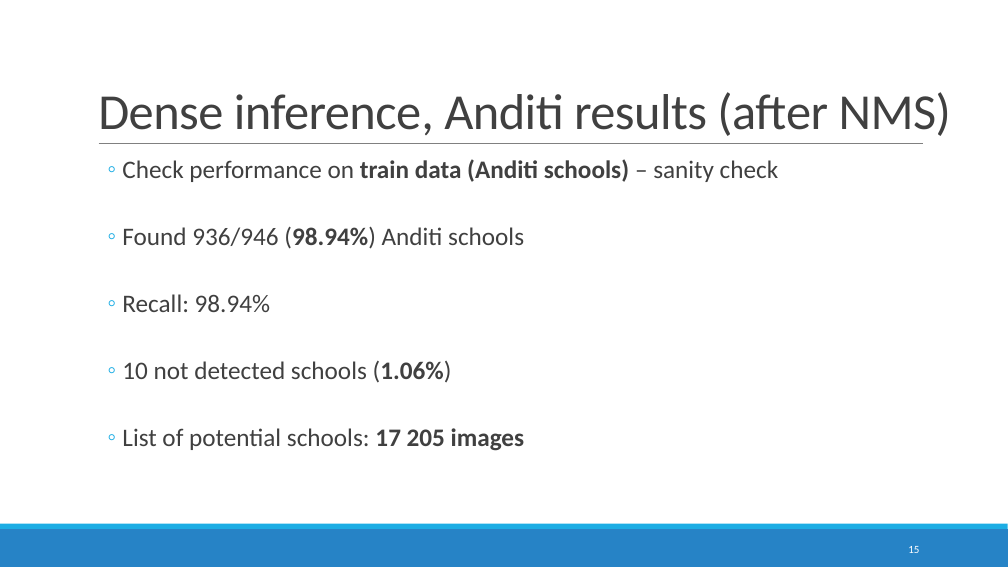
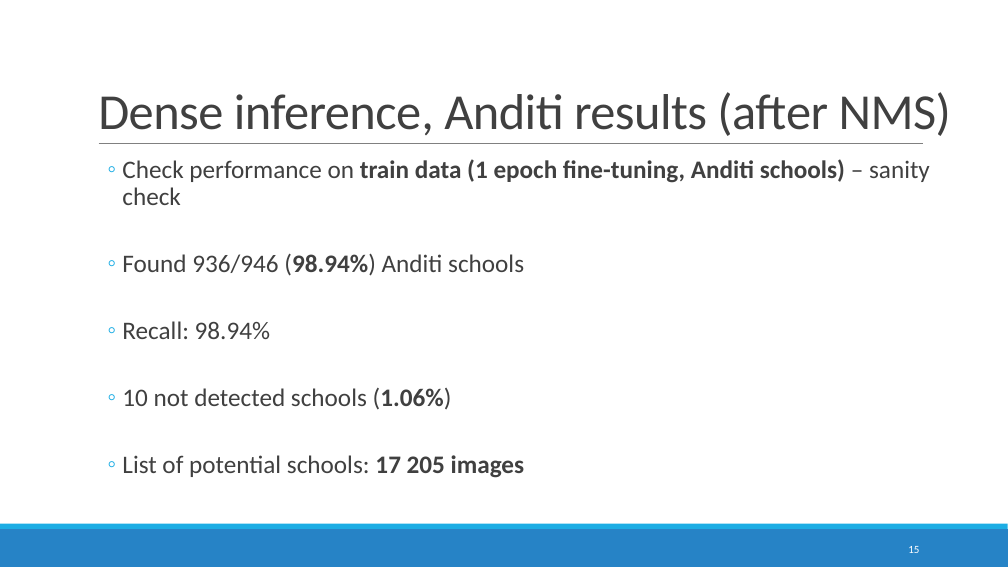
Before and after one commit to DomJamb/school_mapping, a slide deck: slide 15 of presentations/27.2/School mapping in ESRI imagery.pptx. Drawn at 1008x567 pixels with LibreOffice and Linux fonts; fonts in the diff are those of the drawing. Boxes give left, top, right and bottom in pixels: in the first picture for what was removed or moved away, otherwise in the second. Text is boxed around its words. In the diff, an @@ line names an element or a change of style, - is before the commit and + after.

```diff
--- a/presentations/27.2/School mapping in ESRI imagery.pptx
+++ b/presentations/27.2/School mapping in ESRI imagery.pptx
@@ text at bbox=[122, 159, 930, 205]: text changed; bold on @@
-  ◦ Check performance on train data (Anditi schools) – sanity check
+  ◦ Check performance on train data (1 epoch fine-tuning, Anditi schools) – sanity check
```
Also in this commit, not shown: 2 other slides changed, 1 other file.
